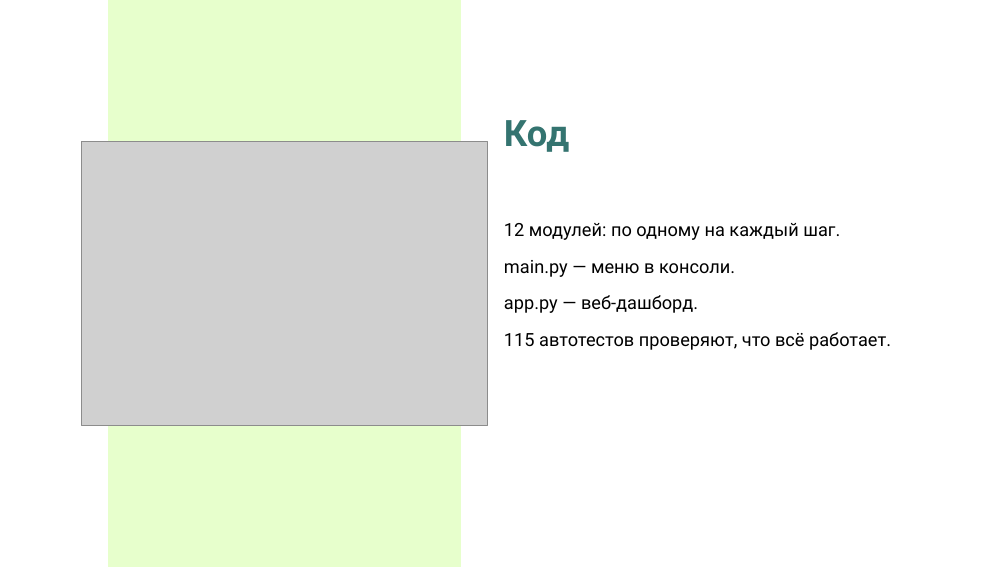
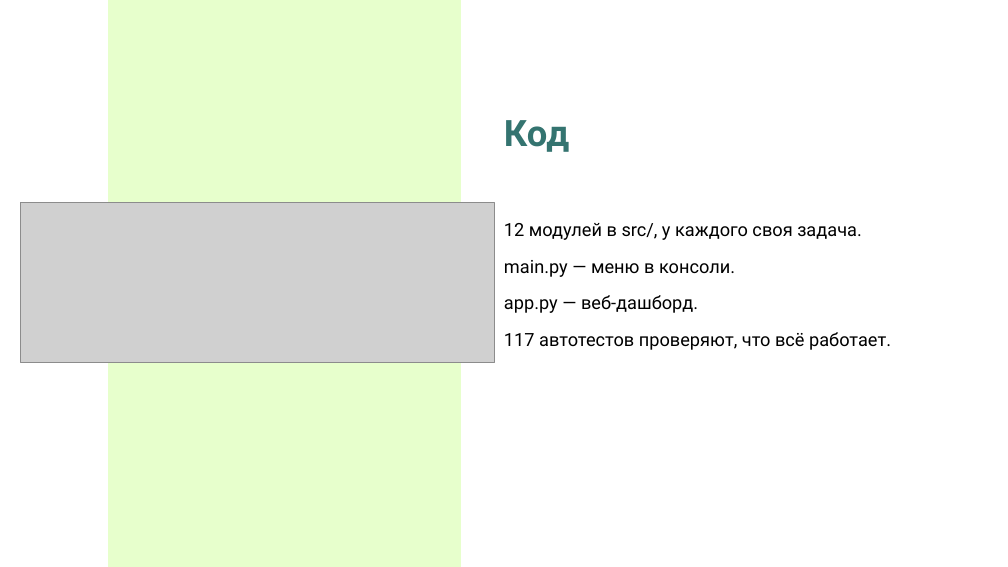
Before and after one commit to yersaa/Loan_default_prediction, a slide deck: slide 6 of docs/presentation.pptx. Drawn at 1008x567 pixels with LibreOffice and Linux fonts; fonts in the diff are those of the drawing; grey boxes stand for pictures. Boxes give left, top, right and bottom in pixels: in the first picture for what was removed or moved away, otherwise in the second. Text is boxed around its words. In the diff, an @@ line names an element or a change of style, - is before the commit and + after.

```diff
--- a/docs/presentation.pptx
+++ b/docs/presentation.pptx
@@ picture: place and size @@
-picture at bbox=[82, 142, 487, 426]
+picture at bbox=[20, 202, 494, 362]
@@ text at bbox=[504, 223, 862, 240]: text changed @@
-12 модулей: по одному на каждый шаг.
+12 модулей в src/, у каждого своя задача.
@@ text at bbox=[504, 332, 891, 350]: text changed @@
-115 автотестов проверяют, что всё работает.
+117 автотестов проверяют, что всё работает.
```
Also in this commit, not shown: 10 other slides changed, 1 slide added, 10 other files.
